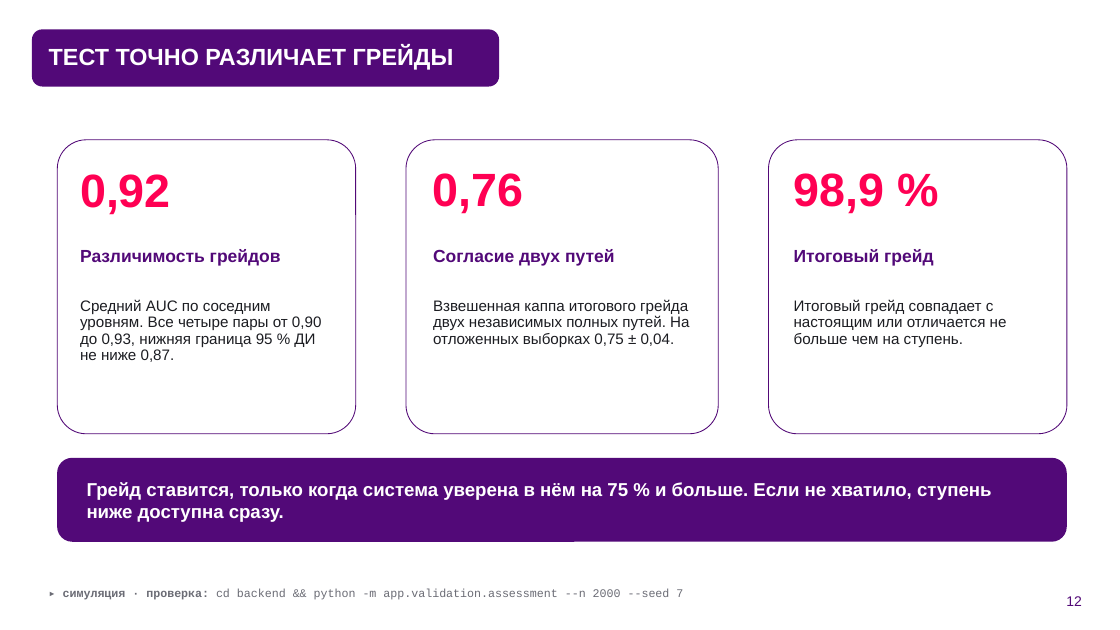
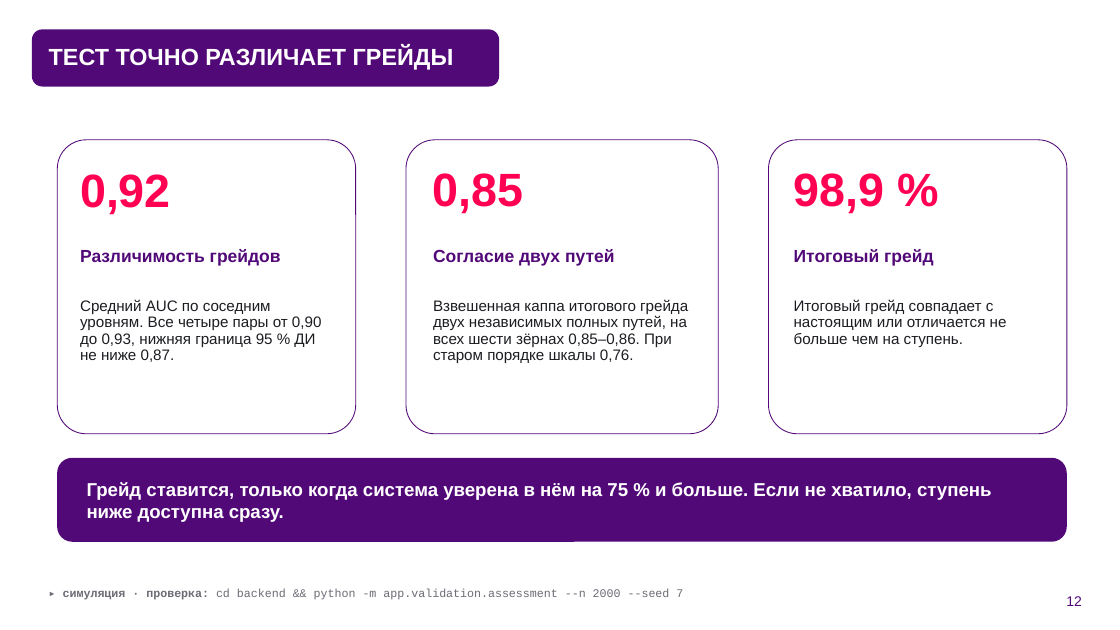
Before and after one commit to KonkovDV/fsp-talent, a slide deck: slide 12 of submission/03-presentation/FSP_Talent_presentation.pptx. Drawn at 1120x630 pixels with LibreOffice and Linux fonts; fonts in the diff are those of the drawing; background and template pictures are left out. Boxes give left, top, right and bottom in pixels: in the first picture for what was removed or moved away, otherwise in the second. Text is boxed around its words. In the diff, an @@ line names an element or a change of style, - is before the commit and + after.

```diff
--- a/submission/03-presentation/FSP_Talent_presentation.pptx
+++ b/submission/03-presentation/FSP_Talent_presentation.pptx
@@ text at [432, 173, 523, 214]: text changed @@
-0,76
+0,85
@@ text at [433, 299, 688, 363]: text changed @@
-Взвешенная каппа итогового грейда двух независимых полных путей. На отложенных выборках 0,75 ± 0,04.
+Взвешенная каппа итогового грейда двух независимых полных путей, на всех шести зёрнах 0,85–0,86. При старом порядке шкалы 0,76.
```
Also in this commit, not shown: 14 other slides changed, 1 other file.
